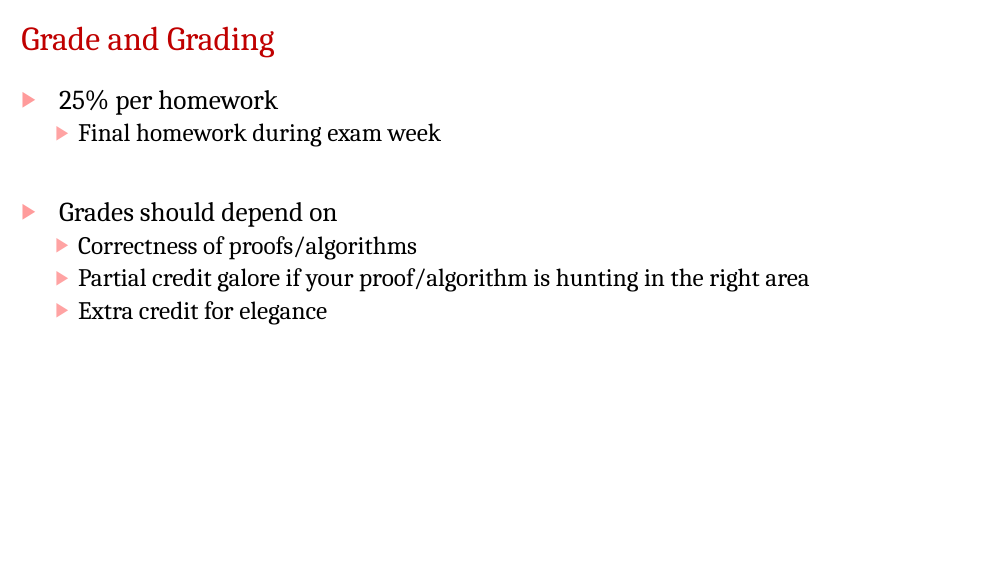
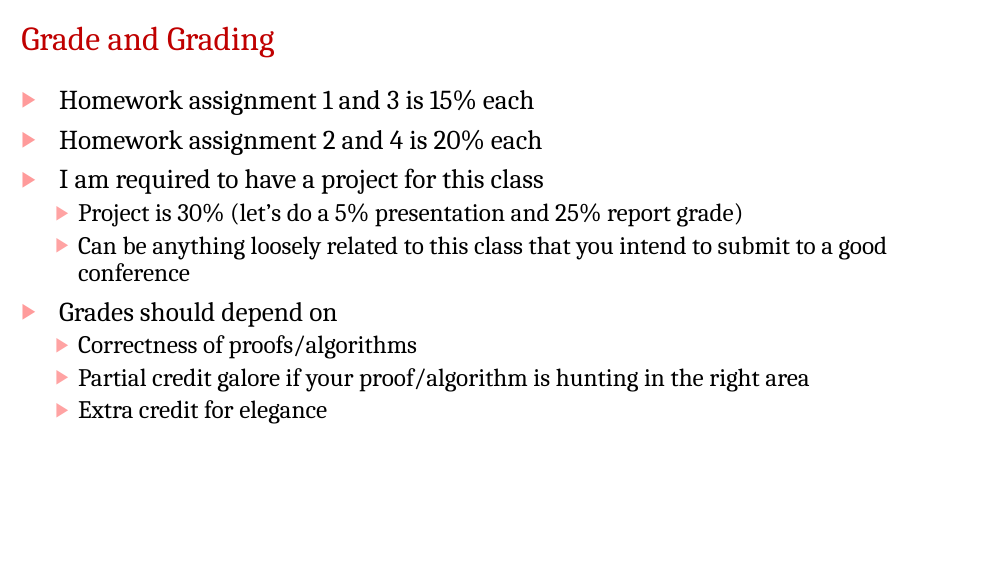
Before and after one commit to jdeshmukh/jdeshmukh.github.io, a slide deck: slide 18 of teaching/fvTheorySlides/Course-Intro.pptx. Drawn at 1008x567 pixels with LibreOffice and Linux fonts; fonts in the diff are those of the drawing; background and template pictures are left out. Boxes give left, top, right and bottom in pixels: in the first picture for what was removed or moved away, otherwise in the second. Text is boxed around its words. In the diff, an @@ line names an element or a change of style, - is before the commit and + after.

```diff
--- a/teaching/fvTheorySlides/Course-Intro.pptx
+++ b/teaching/fvTheorySlides/Course-Intro.pptx
@@ text at (59,90,888,281): text changed @@
-▶ 25% per homework
-  ▶ Final homework during exam week
+▶ Homework assignment 1 and 3 is 15% each
+▶ Homework assignment 2 and 4 is 20% each
+▶ I am required to have a project for this class
+  ▶ Project is 30% (let’s do a 5% presentation and 25% report grade)
+  ▶ Can be anything loosely related to this class that you intend to submit to a good conference
```
Also in this commit, not shown: 9 other slides changed, 1 slide added, 3 other files.
